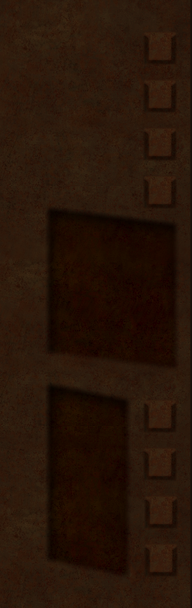
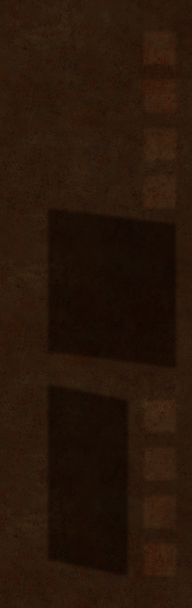
Comparing the layer stacks of the two 192px x 608px images. Changes:
removed layer "Background Merged" over box(45, 0, 192, 608)
removed layer "Background" (1st of 3) over box(45, 320, 192, 608)
removed layer "Background" (2nd of 3) over box(45, 192, 192, 384)
added layer "bump" above "inset" over box(128, 0, 192, 608)
added layer "inset" above "Background" over box(45, 192, 192, 608)
painted on "Background" over box(45, 0, 192, 608)
